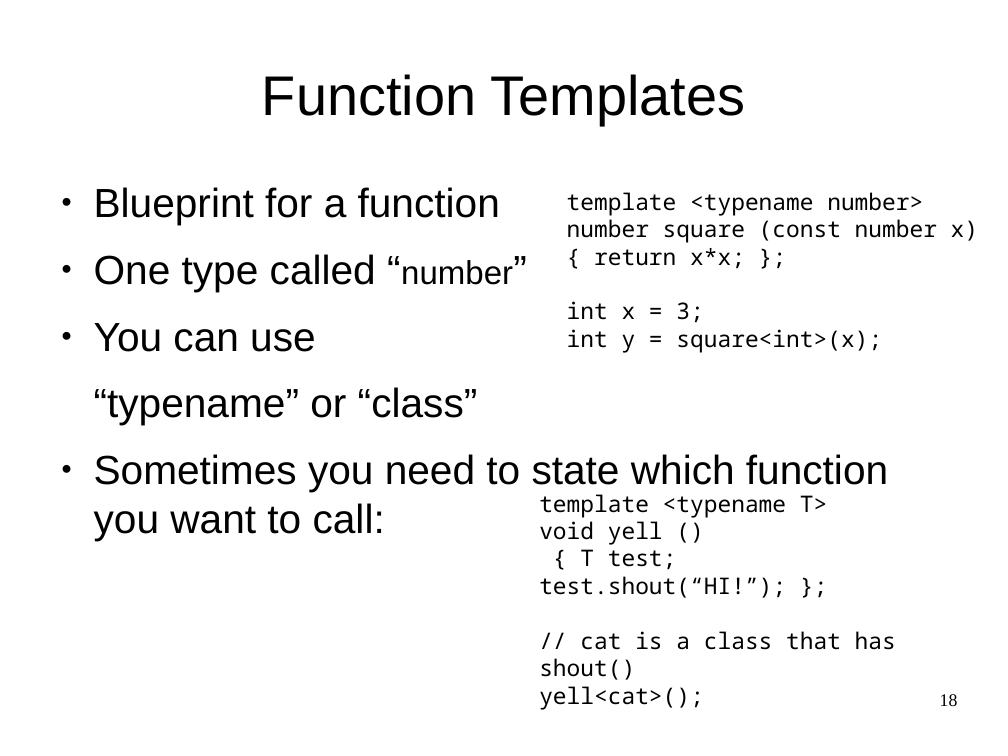
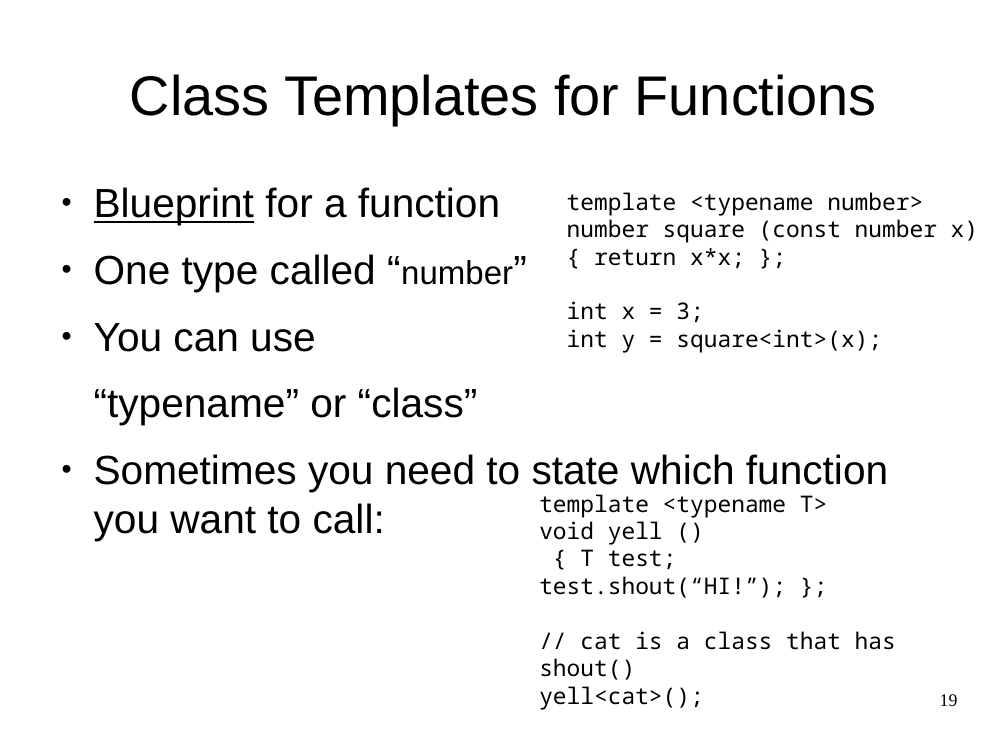
Before and after one commit to ndem0/deal.II-tutorial, a slide deck: slide 19 of slides.odp (slide 18 before the commit). Drawn at 1008x756 pixels with LibreOffice and Linux fonts; fonts in the diff are those of the drawing. Boxes give left, top, right and bottom in pixels: in the first picture for what was removed or moved away, otherwise in the second. Text is boxed around its words. In the diff, an @@ line names an element or a change of style, - is before the commit and + after.

```diff
--- a/slides.odp
+++ b/slides.odp
@@ title at box(130, 74, 877, 125): text changed @@
-Function Templates
+Class Templates for Functions
@@ text at box(94, 187, 500, 225): underline on in "Blueprint" @@
@@ page number at box(940, 694, 958, 706): text changed @@
-18
+19
```
Also in this commit, not shown: 18 other slides changed, 1 slide added, 1 slide removed.
